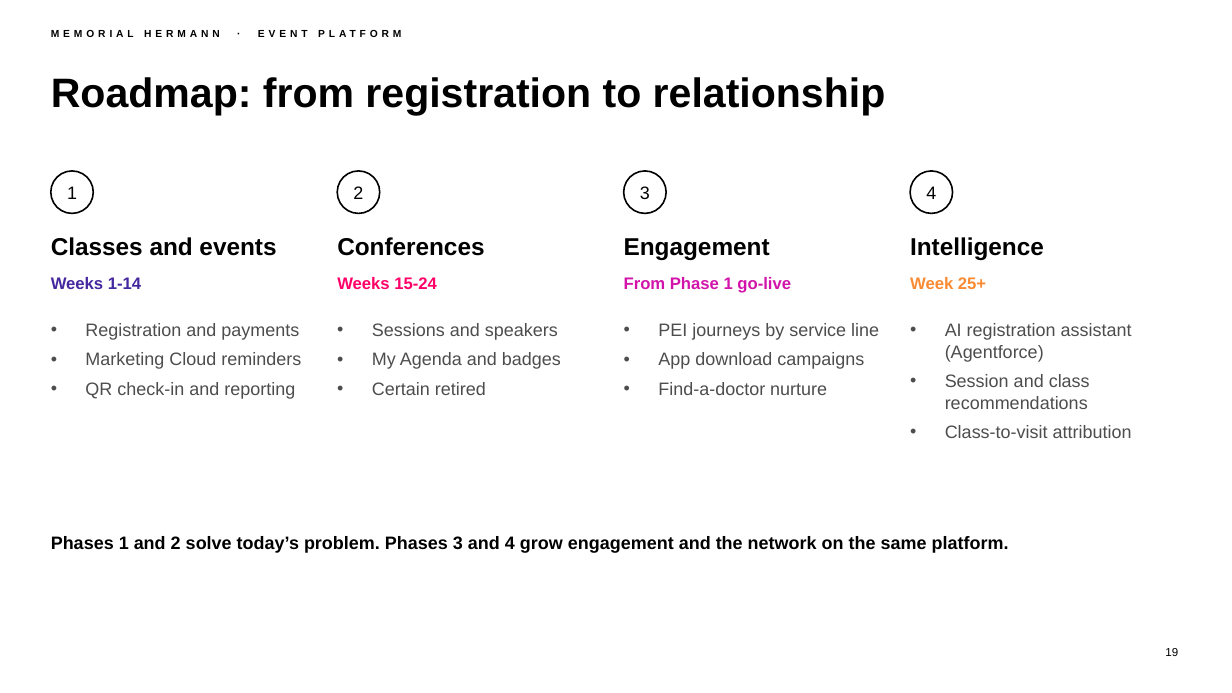
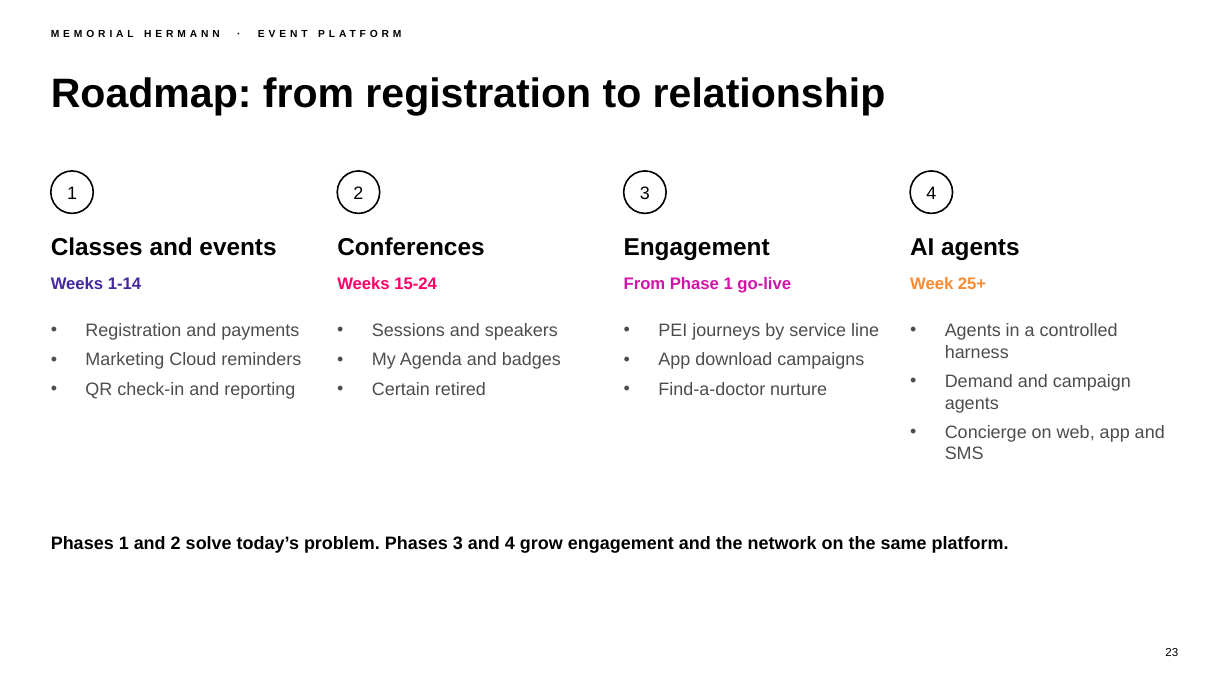
Before and after one commit to chintasurya/preSales_Memorial-hermann, a slide deck: slide 23 of deck/Memorial-Hermann-Event-Platform.pptx (slide 19 before the commit). Drawn at 1232x693 pixels with LibreOffice and Linux fonts; fonts in the diff are those of the drawing; background and template pictures are left out. Boxes give left, top, right and bottom in pixels: in the first picture for what was removed or moved away, otherwise in the second. Text is boxed around its words. In the diff, an @@ line names an element or a change of style, - is before the commit and + after.

```diff
--- a/deck/Memorial-Hermann-Event-Platform.pptx
+++ b/deck/Memorial-Hermann-Event-Platform.pptx
@@ text at bbox=[910, 238, 1019, 260]: text changed @@
-Intelligence
+AI agents
@@ text at bbox=[945, 323, 1165, 459]: text changed @@
-• AI registration assistant (Agentforce)
-• Session and class recommendations
-• Class-to-visit attribution
+• Agents in a controlled harness
+• Demand and campaign agents
+• Concierge on web, app and SMS
@@ page number at bbox=[1165, 648, 1178, 656]: text changed @@
-19
+23
```
Also in this commit, not shown: 9 other slides changed, 6 slides added, 1 slide removed, 12 other files.
